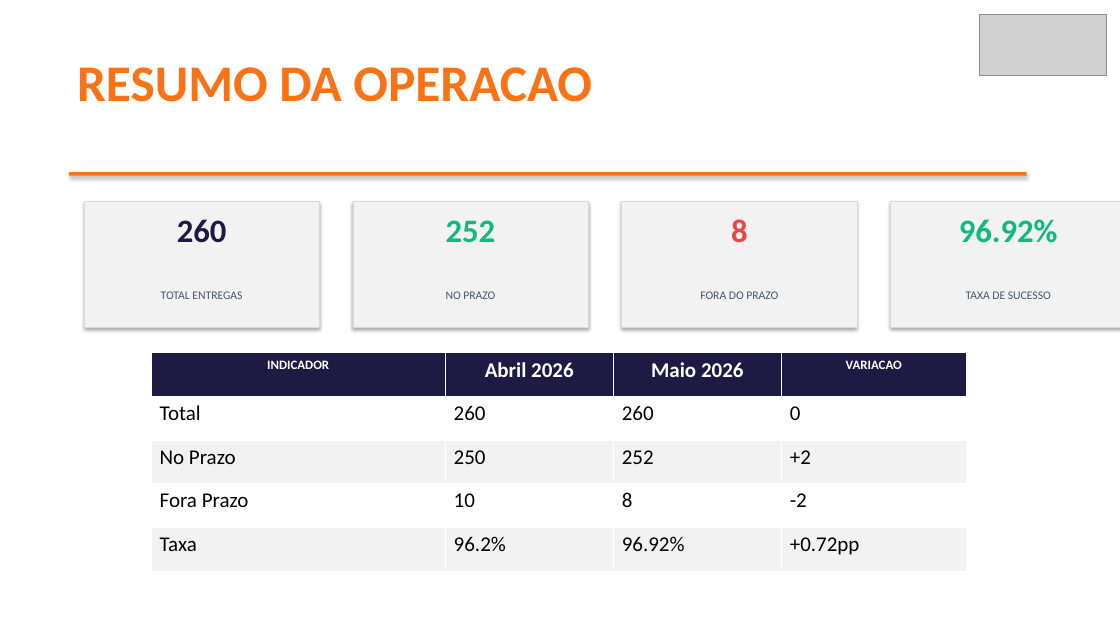
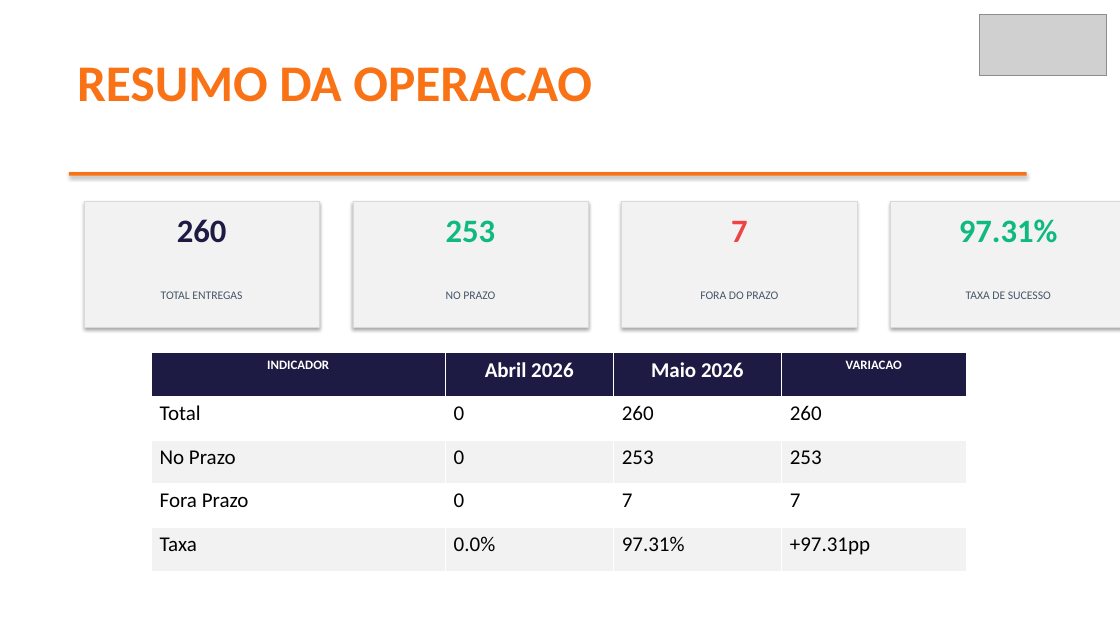
Before and after one commit to brendaelicia-sketch/PortoEX, a slide deck: slide 2 of pptx/maio_2026/PEX_LOGISTICA_INTEGRADA_LTDA.pptx. Drawn at 1120x630 pixels with LibreOffice and Linux fonts; fonts in the diff are those of the drawing; grey boxes stand for pictures. Boxes give left, top, right and bottom in pixels: in the first picture for what was removed or moved away, otherwise in the second. Text is boxed around its words. In the diff, an @@ line names an element or a change of style, - is before the commit and + after.

```diff
--- a/pptx/maio_2026/PEX_LOGISTICA_INTEGRADA_LTDA.pptx
+++ b/pptx/maio_2026/PEX_LOGISTICA_INTEGRADA_LTDA.pptx
@@ text at (446,220,496,243): text changed @@
-252
+253
@@ text at (731,221,748,242): text changed @@
-8
+7
@@ text at (959,219,1058,243): text changed @@
-96.92%
+97.31%
@@ table at (151,353,966,571) @@
-row 2, column 2: 260
+row 2, column 2: 0
-row 2, column 4: 0
+row 2, column 4: 260
-row 3: No Prazo | 250 | 252 | +2
+row 3: No Prazo | 0 | 253 | 253
-row 4: Fora Prazo | 10 | 8 | -2
+row 4: Fora Prazo | 0 | 7 | 7
-row 5: Taxa | 96.2% | 96.92% | +0.72pp
+row 5: Taxa | 0.0% | 97.31% | +97.31pp
```
Also in this commit, not shown: 4 other slides changed, 1 slide added, 1 slide removed.
